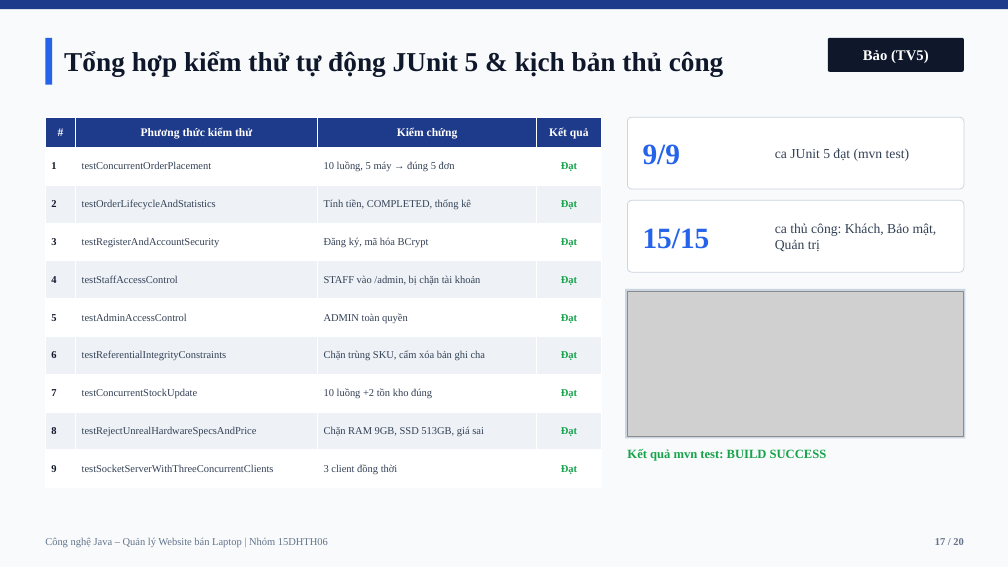
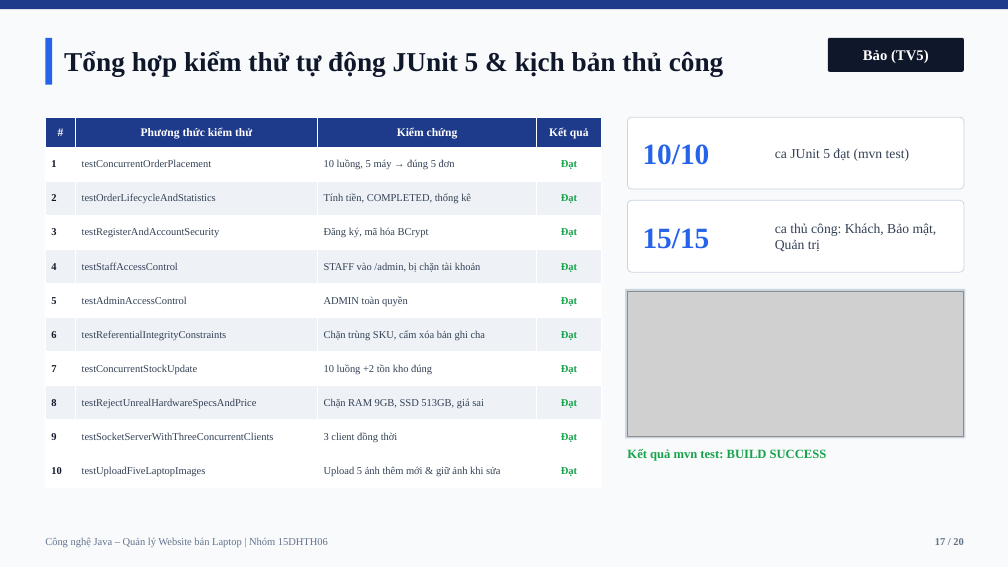
Before and after one commit to luugiahuy13122006-cmd/QuanLyBanLaptop, a slide deck: slide 17 of docs/Slide_LaptopShop_CongNgheJava.pptx. Drawn at 1008x567 pixels with LibreOffice and Linux fonts; fonts in the diff are those of the drawing; grey boxes stand for pictures. Boxes give left, top, right and bottom in pixels: in the first picture for what was removed or moved away, otherwise in the second. Text is boxed around its words. In the diff, an @@ line names an element or a change of style, - is before the commit and + after.

Commit message:
Bo sung test JUnit upload 5 anh (10/10) va dong bo hoan chinh BaoCao, Slide, README

```diff
--- a/docs/Slide_LaptopShop_CongNgheJava.pptx
+++ b/docs/Slide_LaptopShop_CongNgheJava.pptx
@@ table at <box>45,117,601,488</box> @@
+row 11: 10 | testUploadFiveLaptopImages | Upload 5 ảnh thêm mới & giữ ảnh khi sửa | Đạt
@@ text at <box>643,144,710,165</box>: text changed @@
-9/9
+10/10
```
Also in this commit, not shown: 3 other slides changed, 4 other files.
